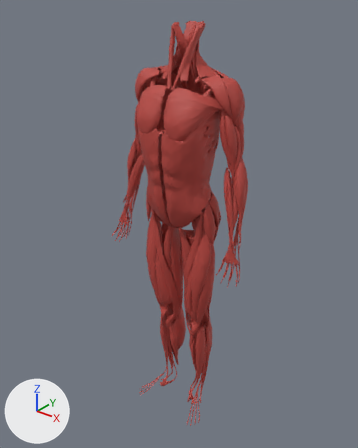
Two versions of the glTF model public/models/muscles.glb, one commit apart.
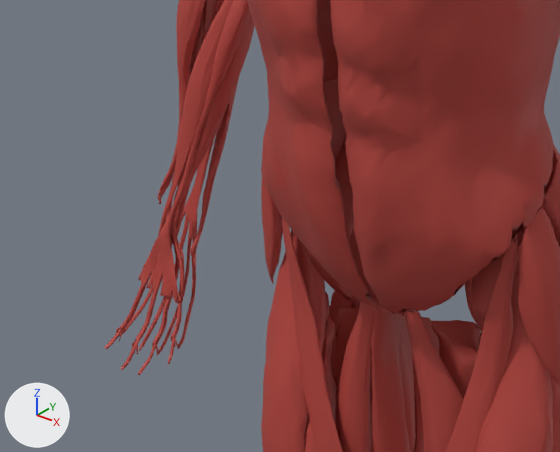
The first picture shows the older version from a 50 mm camera at (1.06, -1.331, 1.696) aimed at (-0.022, 0.021, 0.858). The close-ups show the older and then the newer version on the part from 25% to 59% of the width and 35% to 58% of the height of that picture. Only the edits that show in the close-ups are written down. Every picture has the same lights, and +X, +Y and +Z are marked at lower left. Where no turn or scale is listed for an object, it has been applied to the vertices.

The scene before the commit, as lines of its bpy script (objects in view):
```python
me_extensor_carpi_ulnaris_r = bpy.data.meshes.new('extensor-carpi-ulnaris-r')
me_extensor_carpi_ulnaris_r.from_pydata(...)  # 490 vertices, 986 faces; spans x -0.009..0.009, y -0.039..0.039, z -0.144..0.144
me_extensor_carpi_ulnaris_r.materials.append(mat_muscles)  # red #b6443d
me_gluteus_medius_l = bpy.data.meshes.new('gluteus-medius-l')
me_gluteus_medius_l.from_pydata(...)  # 752 vertices, 1500 faces; spans x -0.045..0.045, y -0.043..0.043, z -0.081..0.081
me_gluteus_medius_l.materials.append(mat_muscles)  # red #b6443d
me_tensor_fasciae_latae_r = bpy.data.meshes.new('tensor-fasciae-latae-r')
me_tensor_fasciae_latae_r.from_pydata(...)  # 500 vertices, 997 faces; spans x -0.016..0.016, y -0.02..0.02, z -0.079..0.079
me_tensor_fasciae_latae_r.materials.append(mat_muscles)  # red #b6443d
ob_extensor_carpi_ulnaris_r = bpy.data.objects.new('extensor-carpi-ulnaris-r', me_extensor_carpi_ulnaris_r)
ob_extensor_carpi_ulnaris_r.location = (-0.228, 0.013, 0.993)
ob_gluteus_medius_l = bpy.data.objects.new('gluteus-medius-l', me_gluteus_medius_l)
ob_gluteus_medius_l.location = (0.105, 0.041, 0.948)
ob_tensor_fasciae_latae_r = bpy.data.objects.new('tensor-fasciae-latae-r', me_tensor_fasciae_latae_r)
ob_tensor_fasciae_latae_r.location = (-0.143, -0.013, 0.917)
# also in view: 'tensor-fasciae-latae-l' at (0.145, -0.013, 0.917); 'rectus-femoris-r' at (-0.108, -0.017, 0.671); 'external-oblique-l' at (0.073, -0.027, 1.081); 'sartorius-r' at (-0.075, -0.012, 0.666); 'brachioradialis-r' at (-0.244, 0.011, 1.057)
```
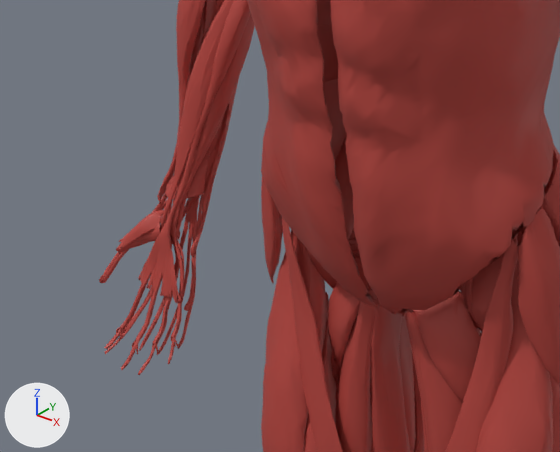
Where the change shows, as pixel boxes [x1, y1, x2, y2] in the close-ups (560 x 452 px):
'pectineus-l', added (red)
    after: [412, 292, 481, 402]
'pectineus-r', added (red)
    after: [328, 258, 369, 379]
'pronator-quadratus-r', added (red)
    after: [165, 149, 210, 199]
'abductor-pollicis-brevis-r', added (red)
    after: [118, 210, 169, 248]
'extensor-indicis-r', added
    after: [105, 148, 215, 354]
'extensor-digiti-minimi-r', added
    after: [184, 183, 206, 311]
'opponens-pollicis-r', added
    after: [119, 215, 162, 242]
'extensor-pollicis-longus-r', added
    after: [99, 117, 224, 283]
'flexor-pollicis-longus-r', added (mostly hidden)
    after: [101, 213, 168, 283]
'flexor-pollicis-brevis-l', added (mostly hidden)
    after: [119, 242, 148, 251]
'obturator-internus-l', added (mostly hidden)
    after: [457, 283, 468, 307]
'abductor-pollicis-longus-r', added (mostly hidden)
    after: [152, 193, 167, 213]
'obturator-externus-l', added (mostly hidden)
    after: [466, 306, 479, 328]
'extensor-pollicis-brevis-r', added (mostly hidden)
    after: [116, 200, 167, 254]
'adductor-magnus-l', unchanged, covered by the edit
    before: [431, 320, 480, 399]
    after: [476, 328, 480, 336]

What changed in the scene script:
```text
Add ob_obturator_externus_l:
    ob_obturator_externus_l = bpy.data.objects.new('obturator-externus-l', me_obturator_externus_l)  # 304 vertices, 600 faces; spans x -0.052..0.052, y -0.027..0.027, z -0.0146..0.0146; in mat_muscles (red #b6443d)
    ob_obturator_externus_l.location = (0.077, 0.018, 0.86)
Add ob_obturator_internus_l:
    ob_obturator_internus_l = bpy.data.objects.new('obturator-internus-l', me_obturator_internus_l)  # 452 vertices, 900 faces; spans x -0.0488..0.0488, y -0.0389..0.0389, z -0.0285..0.0285; in mat_muscles (red #b6443d)
    ob_obturator_internus_l.location = (0.071, 0.033, 0.877)
Add ob_pectineus_l:
    ob_pectineus_l = bpy.data.objects.new('pectineus-l', me_pectineus_l)  # 452 vertices, 900 faces; spans x -0.0379..0.0379, y -0.0284..0.0284, z -0.0704..0.0704; in mat_muscles (red #b6443d)
    ob_pectineus_l.location = (0.061, -0.007, 0.824)
Add ob_pectineus_r:
    ob_pectineus_r = bpy.data.objects.new('pectineus-r', me_pectineus_r)  # 452 vertices, 900 faces; spans x -0.0379..0.0379, y -0.0284..0.0284, z -0.0704..0.0704; in mat_muscles (red #b6443d)
    ob_pectineus_r.location = (-0.06, -0.007, 0.824)
Add ob_extensor_indicis_r:
    ob_extensor_indicis_r = bpy.data.objects.new('extensor-indicis-r', me_extensor_indicis_r)  # 356 vertices, 698 faces; spans x -0.039..0.039, y -0.039..0.039, z -0.1..0.1; in mat_muscles (red #b6443d)
    ob_extensor_indicis_r.location = (-0.268, -0.034, 0.847)
Add ob_extensor_digiti_minimi_r:
    ob_extensor_digiti_minimi_r = bpy.data.objects.new('extensor-digiti-minimi-r', me_extensor_digiti_minimi_r)  # 402 vertices, 800 faces; spans x -0.008..0.008, y -0.045..0.045, z -0.162..0.162; in mat_muscles (red #b6443d)
    ob_extensor_digiti_minimi_r.location = (-0.234, 0.002, 0.965)
Add ob_extensor_pollicis_brevis_r:
    ob_extensor_pollicis_brevis_r = bpy.data.objects.new('extensor-pollicis-brevis-r', me_extensor_pollicis_brevis_r)  # 352 vertices, 700 faces; spans x -0.0382..0.0382, y -0.0283..0.0283, z -0.0678..0.0678; in mat_muscles (red #b6443d)
    ob_extensor_pollicis_brevis_r.location = (-0.273, -0.019, 0.904)
Add ob_abductor_pollicis_longus_r:
    ob_abductor_pollicis_longus_r = bpy.data.objects.new('abductor-pollicis-longus-r', me_abductor_pollicis_longus_r)  # 500 vertices, 998 faces; spans x -0.031..0.031, y -0.031..0.031, z -0.091..0.091; in mat_muscles (red #b6443d)
    ob_abductor_pollicis_longus_r.location = (-0.258, 0.0, 0.958)
Add ob_extensor_pollicis_longus_r:
    ob_extensor_pollicis_longus_r = bpy.data.objects.new('extensor-pollicis-longus-r', me_extensor_pollicis_longus_r)  # 446 vertices, 900 faces; spans x -0.047..0.047, y -0.044..0.044, z -0.101..0.101; in mat_muscles (red #b6443d)
    ob_extensor_pollicis_longus_r.location = (-0.271, -0.019, 0.912)
Add ob_flexor_pollicis_longus_r:
    ob_flexor_pollicis_longus_r = bpy.data.objects.new('flexor-pollicis-longus-r', me_flexor_pollicis_longus_r)  # 477 vertices, 991 faces; spans x -0.038..0.038, y -0.039..0.039, z -0.115..0.115; in mat_muscles (red #b6443d)
    ob_flexor_pollicis_longus_r.location = (-0.276, -0.026, 0.929)
Add ob_pronator_quadratus_r:
    ob_pronator_quadratus_r = bpy.data.objects.new('pronator-quadratus-r', me_pronator_quadratus_r)  # 385 vertices, 787 faces; spans x -0.0227..0.0227, y -0.0118..0.0118, z -0.025..0.025; in mat_muscles (red #b6443d)
    ob_pronator_quadratus_r.location = (-0.248, -0.014, 0.924)
Add ob_opponens_pollicis_r:
    ob_opponens_pollicis_r = bpy.data.objects.new('opponens-pollicis-r', me_opponens_pollicis_r)  # 337 vertices, 686 faces; spans x -0.0239..0.0239, y -0.0093..0.0093, z -0.0161..0.0161; in mat_muscles (red #b6443d)
    ob_opponens_pollicis_r.location = (-0.281, -0.039, 0.868)
Add ob_flexor_pollicis_brevis_l:
    ob_flexor_pollicis_brevis_l = bpy.data.objects.new('flexor-pollicis-brevis-l', me_flexor_pollicis_brevis_l)  # 302 vertices, 600 faces; spans x -0.0224..0.0224, y -0.0139..0.0139, z -0.0137..0.0137; in mat_muscles (red #b6443d)
    ob_flexor_pollicis_brevis_l.location = (-0.278, -0.038, 0.858)
Add ob_abductor_pollicis_brevis_r:
    ob_abductor_pollicis_brevis_r = bpy.data.objects.new('abductor-pollicis-brevis-r', me_abductor_pollicis_brevis_r)  # 298 vertices, 595 faces; spans x -0.0196..0.0196, y -0.0149..0.0149, z -0.0191..0.0191; in mat_muscles (red #b6443d)
    ob_abductor_pollicis_brevis_r.location = (-0.282, -0.037, 0.867)
```
